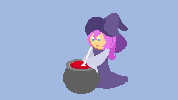
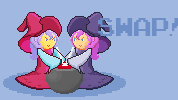
Layers edited between the first and the second 178px x 100px image:
added layer "SWAP!" above "Group 5" over [98, 18, 178, 36]
added group "Group 5" with 52 layers above "Background" over [3, 12, 126, 97]
added group "p2" (1st of 2, in "Group 5") with 26 layers in group "Group 5" over [15, 12, 67, 90]
added group "p2" (2nd of 2, in "Group 5" › "p2") with 19 layers in group "p2" over [15, 12, 67, 90]
added group "Group 4" (1st of 2, in "Group 5" › "p2" › "p2") with 3 layers in group "p2" over [15, 12, 66, 90]
added layer "lines copy" (1st of 2, in "Group 5" › "p2" › "p2" › "Group 4") in group "Group 4" over [15, 12, 66, 90]
added layer "robe" (1st of 2, in "Group 5" › "p2" › "p2") in group "p2" over [16, 44, 53, 89]
added group "p1" with 19 layers in group "Group 5" over [63, 12, 114, 90]
added group "Group 4" (2nd of 2, in "Group 5" › "p1") with 3 layers in group "p1" over [63, 12, 114, 90]
added layer "lines copy" (2nd of 2, in "Group 5" › "p1" › "Group 4") in group "Group 4" over [63, 12, 114, 90]
moved "hatbehind" (2nd of 2, in "Group 5" › "p1") into group "p1", painted on it over [85, 13, 125, 40]
moved "cheveux" (2nd of 2, in "Group 5" › "p1") into group "p1", painted on it over [70, 25, 116, 50]
moved "sleeve" (2nd of 2, in "Group 5" › "p1" › "Group 3") into group "Group 3", painted on it over [69, 47, 110, 73]
moved "line_visage" (2nd of 2, in "Group 5" › "p1") into group "p1", painted on it over [71, 27, 112, 50]
moved "visage" (2nd of 2, in "Group 5" › "p1") into group "p1", painted on it over [72, 27, 112, 50]
renamed "Layer 1" to "robe", moved it into group "p1", painted on it, masked it over [76, 44, 128, 89]
added group "Group 1" with 4 layers in group "Group 5" over [3, 59, 126, 97]
moved "Layer 2" into group "Group 1", painted on it over [46, 66, 100, 94]
added layer "Layer 5" (75%) in group "Group 1" over [3, 69, 126, 97]
…and 27 more changes (18 added, 3 moved_by, 6 painted, 1 renamed, 9 stack)
